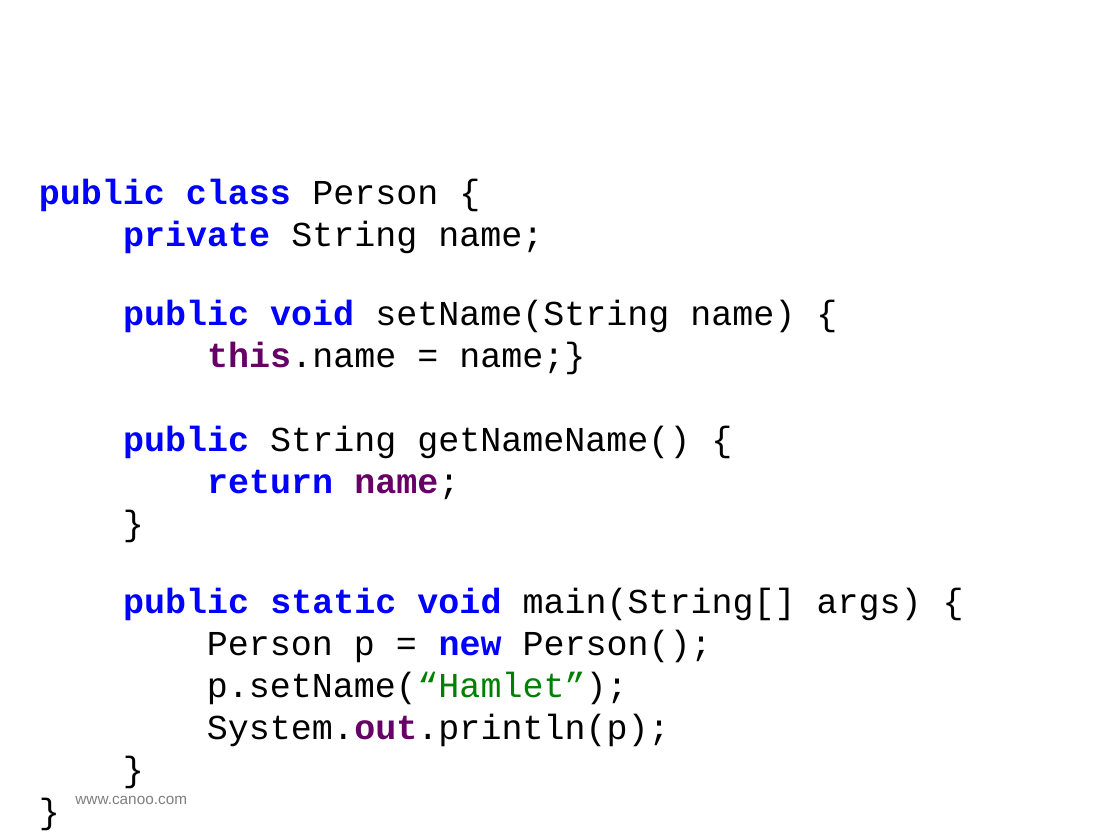
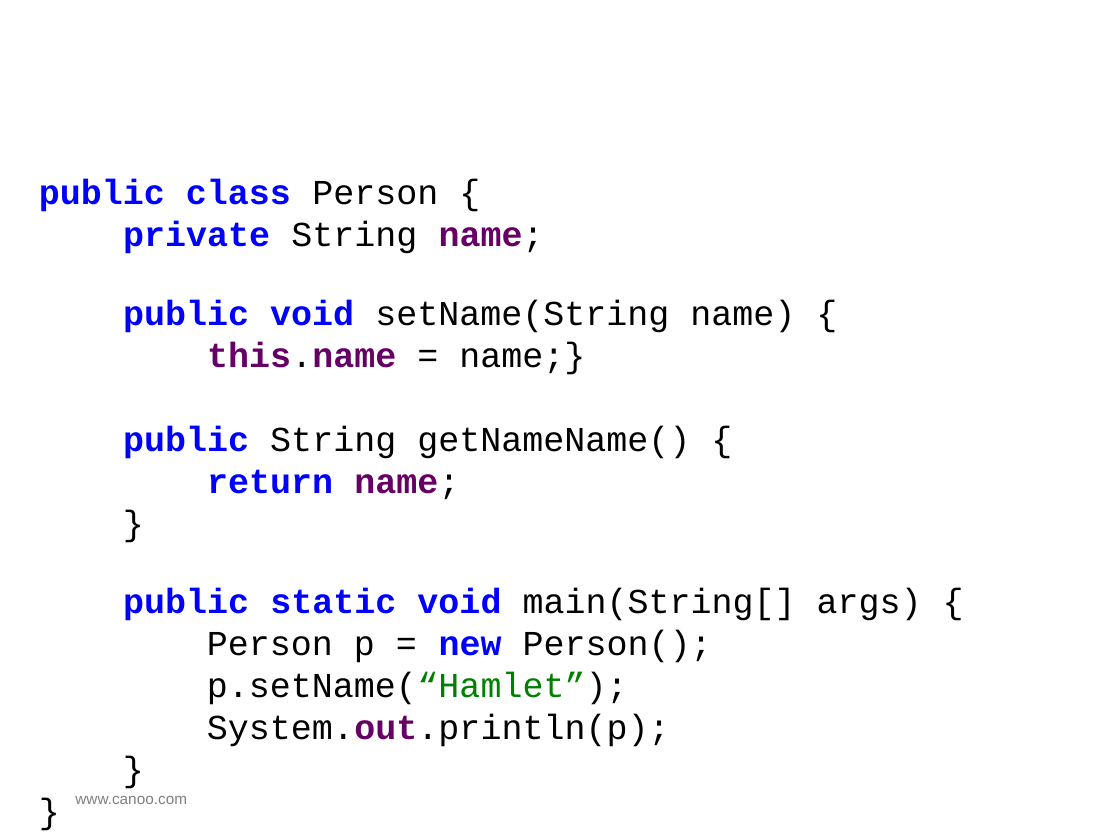
Before and after one commit to HamletDRC/presentations, a slide deck: slide 16 of asttransformations/GroovyAstTransformations_Greach.odp. Drawn at 1120x840 pixels with LibreOffice and Linux fonts; fonts in the diff are those of the drawing; background and template pictures are left out. Boxes give left, top, right and bottom in pixels: in the first picture for what was removed or moved away, otherwise in the second. Text is boxed around its words. In the diff, an @@ line names an element or a change of style, - is before the commit and + after.

```diff
--- a/asttransformations/GroovyAstTransformations_Greach.odp
+++ b/asttransformations/GroovyAstTransformations_Greach.odp
@@ text at (123, 221, 585, 375): text colour #000000 to #660066, bold on in "name;", "this.name" @@
```
Also in this commit, not shown: 5 other slides changed, 3 other files.
